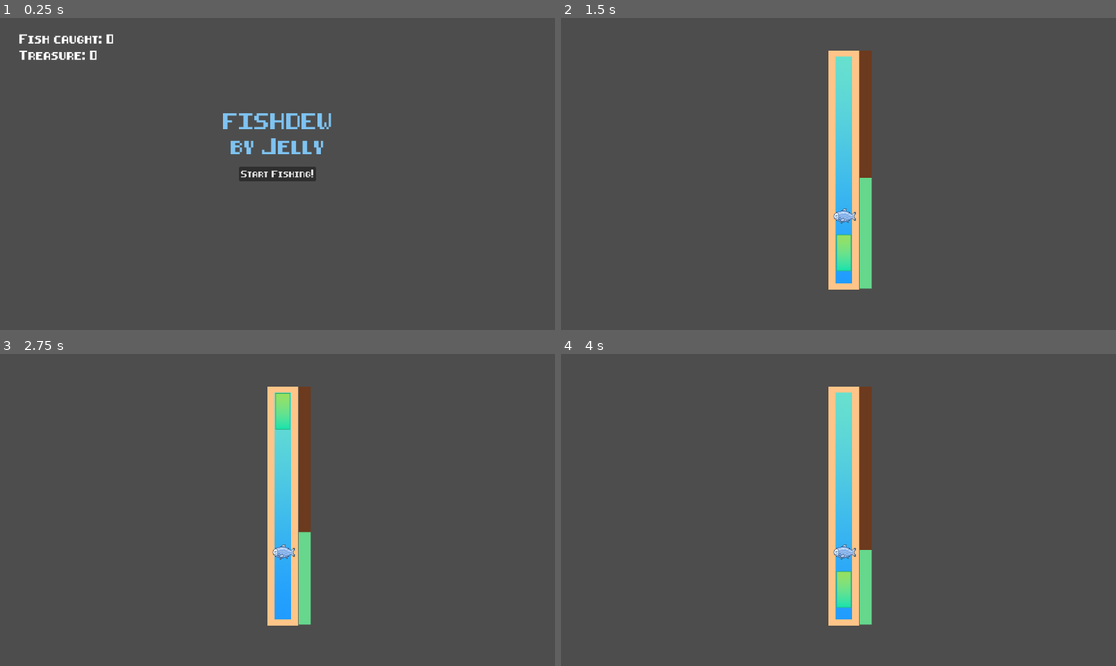
Above: before the commit, frames 1-4 (two rows, left to right).
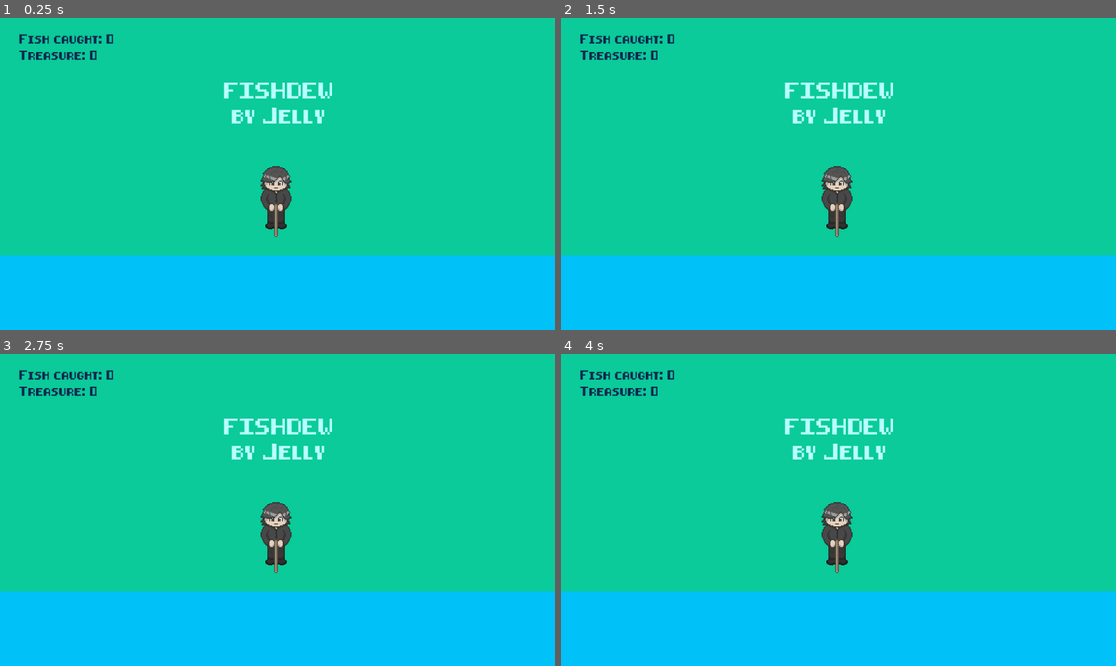
Above: after the commit, the same moments.

Repository: Anjellyrika/fishdew
Game: Godot game, scene res://src/main_scene.tscn
Two runs of this game, one before a commit and one after it. Both use one fixed random seed, a clock stepped at 60 frames per second and the inputs below.
Inputs (mouse positions are in pixels of both pictures, inside the frame that each line leads up to):
- Up to frame 1 (0.25 s): no input
- Up to frame 2 (1.5 s): click (838, 174) at 0.5 s, where only the run before the commit has a clickable "Start Fishing!"; tap Enter at 1.25, 1.35 s; move the mouse to (960, 158) at 1.27 s; hold Space (up) from 1.28 s (still down); click (960, 158) at 1.42 s
- Up to frame 3 (2.75 s): keep holding Space (up); move the mouse to (166, 525) at 2.02 s; tap F at 2.1 s
- Up to frame 4 (4 s): move the mouse to (894, 441) at 2.77 s; release Space (up) at 2.78 s; tap Enter at 2.85 s; move the mouse to (810, 572) at 3.52 s; hold Space (up) from 3.53 s (still down); tap F at 3.6 s; click (810, 572) at 3.67 s

The runs differ from the first frame. In frame 1, 100% of the frame differs, in the area x 0-100%, y 0-100%; in frame 2, 100%; in frame 3, 100%; in frame 4, 100%.

Commit message:
feat: add basic overworld

Diff:
--- /dev/null
+++ b/src/actors/player.tscn
@@ -0,0 +1,17 @@
+[gd_scene load_steps=3 format=3 uid="uid://cqewy85ekx2sx"]
+
+[ext_resource type="Texture2D" uid="uid://u0hsfwki43q5" path="res://assets/player.png" id="1_rd6g5"]
+
+[sub_resource type="RectangleShape2D" id="RectangleShape2D_bgh2q"]
+size = Vector2(44, 88)
+
+[node name="Player" type="CharacterBody2D"]
+
+[node name="Player" type="Sprite2D" parent="."]
+position = Vector2(-9.53674e-07, 0)
+scale = Vector2(0.0839844, 0.0839844)
+texture = ExtResource("1_rd6g5")
+
+[node name="CollisionShape2D" type="CollisionShape2D" parent="."]
+position = Vector2(0, -6)
+shape = SubResource("RectangleShape2D_bgh2q")
--- a/src/main_scene.gd
+++ b/src/main_scene.gd
@@ -1,8 +1,8 @@
 extends Control
 
-@onready var hud: Control = $HUD
-@onready var collection: VFlowContainer = $HUD/Collection
-@onready var main_buttons: VBoxContainer = $HUD/MainBtns
+@onready var hud: Control = $HUDLayer/HUD
+@onready var collection: VFlowContainer = $HUDLayer/HUD/Collection
+@onready var main_buttons: VBoxContainer = $HUDLayer/HUD/MainBtns
 @onready var camera: Camera2D = $Camera2D
 
 var level_instance: Node2D
--- a/src/main_scene.tscn
+++ b/src/main_scene.tscn
@@ -1,7 +1,8 @@
-[gd_scene load_steps=3 format=3 uid="uid://bbq64xvkkrvr3"]
+[gd_scene load_steps=4 format=3 uid="uid://bbq64xvkkrvr3"]
 
 [ext_resource type="Script" path="res://src/main_scene.gd" id="1_wij8a"]
 [ext_resource type="FontFile" uid="uid://bdpbpkhnq8lny" path="res://assets/8-bit-pusab.ttf" id="2_nq22c"]
+[ext_resource type="PackedScene" uid="uid://cqewy85ekx2sx" path="res://src/actors/player.tscn" id="3_b78w1"]
 
 [node name="Main" type="Control"]
 layout_mode = 3
@@ -12,7 +13,7 @@
 grow_vertical = 2
 script = ExtResource("1_wij8a")
 
-[node name="HUD" type="Control" parent="."]
+[node name="Overworld Layer" type="Control" parent="."]
 layout_mode = 1
 anchors_preset = 15
 anchor_right = 1.0
@@ -20,19 +21,70 @@
 grow_horizontal = 2
 grow_vertical = 2
 
-[node name="Title" type="RichTextLabel" parent="HUD"]
+[node name="Grass" type="ColorRect" parent="Overworld Layer"]
 layout_mode = 1
 anchors_preset = 15
 anchor_right = 1.0
 anchor_bottom = 1.0
-offset_left = 457.0
-offset_top = 137.0
-offset_right = -454.0
-offset_bottom = -302.0
+grow_horizontal = 2
+grow_vertical = 2
+color = Color(0.0392157, 0.796078, 0.6, 1)
+
+[node name="River" type="ColorRect" parent="Overworld Layer"]
+layout_mode = 1
+anchors_preset = 15
+anchor_right = 1.0
+anchor_bottom = 1.0
+offset_top = 437.0
+grow_horizontal = 2
+grow_vertical = 2
+color = Color(0, 0.756863, 0.972549, 1)
+
+[node name="HUDLayer" type="CanvasLayer" parent="."]
+
+[node name="HUD" type="Control" parent="HUDLayer"]
+layout_mode = 3
+anchors_preset = 15
+anchor_right = 1.0
+anchor_bottom = 1.0
+grow_horizontal = 2
+grow_vertical = 2
+
+[node name="Collection" type="VFlowContainer" parent="HUDLayer/HUD"]
+layout_mode = 1
+anchors_preset = 9
+anchor_bottom = 1.0
+offset_left = 40.0
+offset_top = 29.0
+offset_right = 908.0
+offset_bottom = 22.0
+grow_vertical = 2
+
+[node name="FishCount" type="Label" parent="HUDLayer/HUD/Collection"]
+layout_mode = 2
+theme_override_colors/font_color = Color(0.0666667, 0.145098, 0.309804, 1)
+theme_override_fonts/font = ExtResource("2_nq22c")
+text = "Fish caught:"
+
+[node name="TreasureCount" type="Label" parent="HUDLayer/HUD/Collection"]
+layout_mode = 2
+theme_override_colors/font_color = Color(0.0666667, 0.145098, 0.309804, 1)
+theme_override_fonts/font = ExtResource("2_nq22c")
+text = "Treasure:"
+
+[node name="Title" type="RichTextLabel" parent="HUDLayer/HUD"]
+layout_mode = 1
+anchors_preset = 15
+anchor_right = 1.0
+anchor_bottom = 1.0
+offset_left = 459.0
+offset_top = 73.0
+offset_right = -452.0
+offset_bottom = -366.0
 grow_horizontal = 2
 grow_vertical = 2
 size_flags_vertical = 3
-theme_override_colors/default_color = Color(0.494118, 0.764706, 0.94902, 1)
+theme_override_colors/default_color = Color(0.721569, 1, 0.996078, 1)
 theme_override_fonts/normal_font = ExtResource("2_nq22c")
 theme_override_font_sizes/normal_font_size = 28
 bbcode_enabled = true
@@ -42,27 +94,8 @@
 [/center]"
 fit_content = true
 
-[node name="Collection" type="VFlowContainer" parent="HUD"]
-layout_mode = 1
-anchors_preset = 9
-anchor_bottom = 1.0
-offset_left = 40.0
-offset_top = 29.0
-offset_right = 908.0
-offset_bottom = 22.0
-grow_vertical = 2
-
-[node name="FishCount" type="Label" parent="HUD/Collection"]
-layout_mode = 2
-theme_override_fonts/font = ExtResource("2_nq22c")
-text = "Fish caught:"
-
-[node name="TreasureCount" type="Label" parent="HUD/Collection"]
-layout_mode = 2
-theme_override_fonts/font = ExtResource("2_nq22c")
-text = "Treasure:"
-
-[node name="MainBtns" type="VBoxContainer" parent="HUD"]
+[node name="MainBtns" type="VBoxContainer" parent="HUDLayer/HUD"]
+visible = false
 layout_mode = 1
 anchors_preset = 8
 anchor_left = 0.5
@@ -76,15 +109,20 @@
 grow_horizontal = 2
 grow_vertical = 2
 
-[node name="StartBtn" type="Button" parent="HUD/MainBtns"]
+[node name="StartBtn" type="Button" parent="HUDLayer/HUD/MainBtns"]
 layout_mode = 2
 size_flags_horizontal = 4
 size_flags_vertical = 8
+theme_override_colors/font_color = Color(0.721221, 1, 0.995472, 1)
 theme_override_fonts/font = ExtResource("2_nq22c")
 theme_override_font_sizes/font_size = 12
 text = "Start Fishing!"
 
+[node name="Player" parent="." instance=ExtResource("3_b78w1")]
+position = Vector2(574, 363)
+
 [node name="Camera2D" type="Camera2D" parent="."]
 position = Vector2(576, 324)
+zoom = Vector2(1.5, 1.5)
 
-[connection signal="pressed" from="HUD/MainBtns/StartBtn" to="." method="_on_start_btn_pressed"]
+[connection signal="pressed" from="HUDLayer/HUD/MainBtns/StartBtn" to="." method="_on_start_btn_pressed"]
Binary file added: assets/player.png
Not shown, added: assets/player.png.import
Binary file added: assets/player_happy.png
Not shown, added: assets/player_happy.png.import
